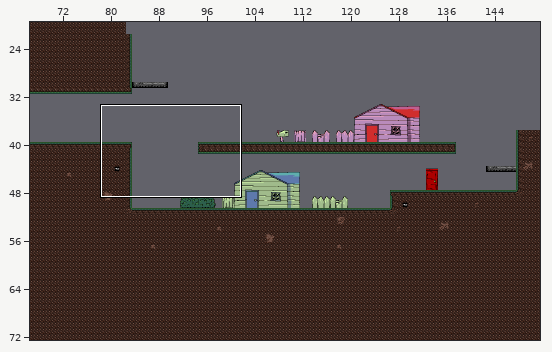
One commit to this Tiled map: Assets/Tiled/testlevel2.tmx. The first picture is a wide view before the edit; the outline marks the close-up.
Close-up. Earlier state:
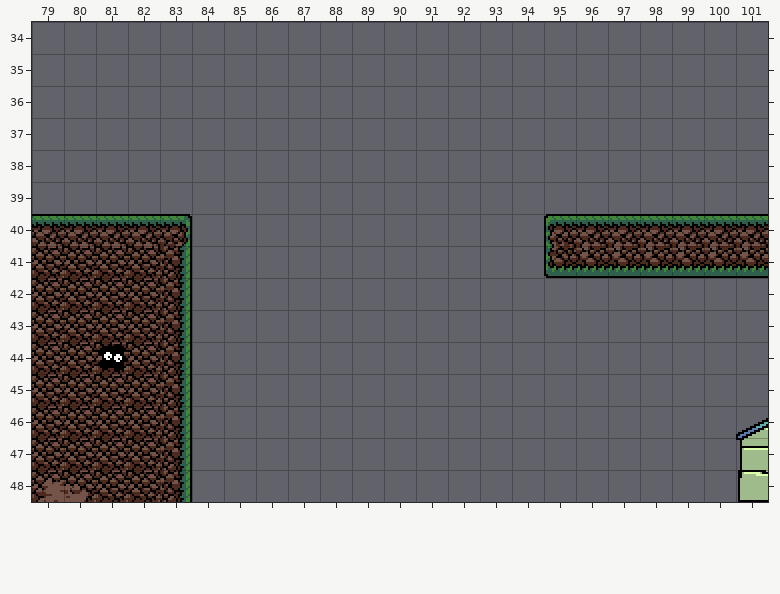
Cells are 16x16 px. Shown: x 79..101, y 34..48.
The result:
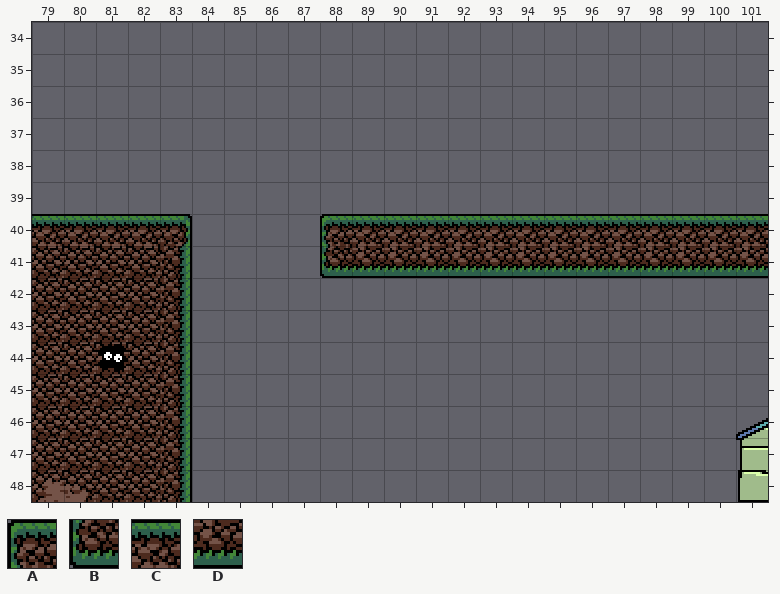
Key: from "RatkingTileset": A 25, B 120, C 187, D 251.
_ is an empty cell.
Changes in this commit:
Layer "03 Collision":
y 40: x 88..95 _______A -> ACCCCCCC
y 41: x 88..95 _______B -> BDDDDDDD
Boxes around the changes in both close-ups, in picture pixels (x1, y1, x2, y2):
changed: (320, 214, 576, 278)
